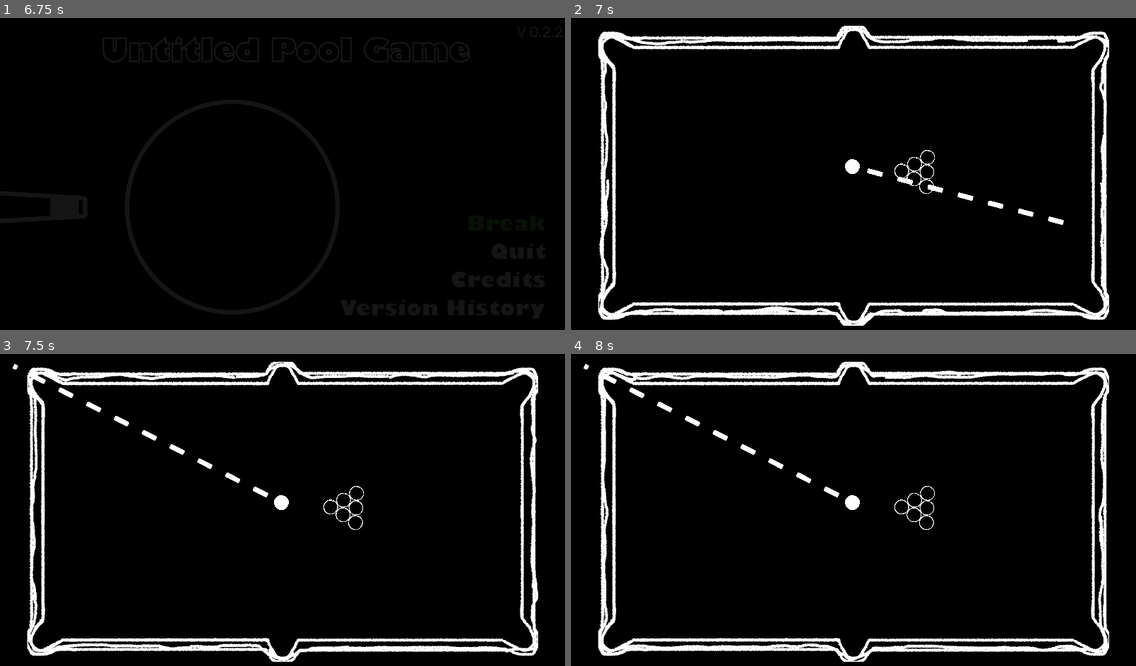
Above: before the commit, frames 1-4 (two rows, left to right).
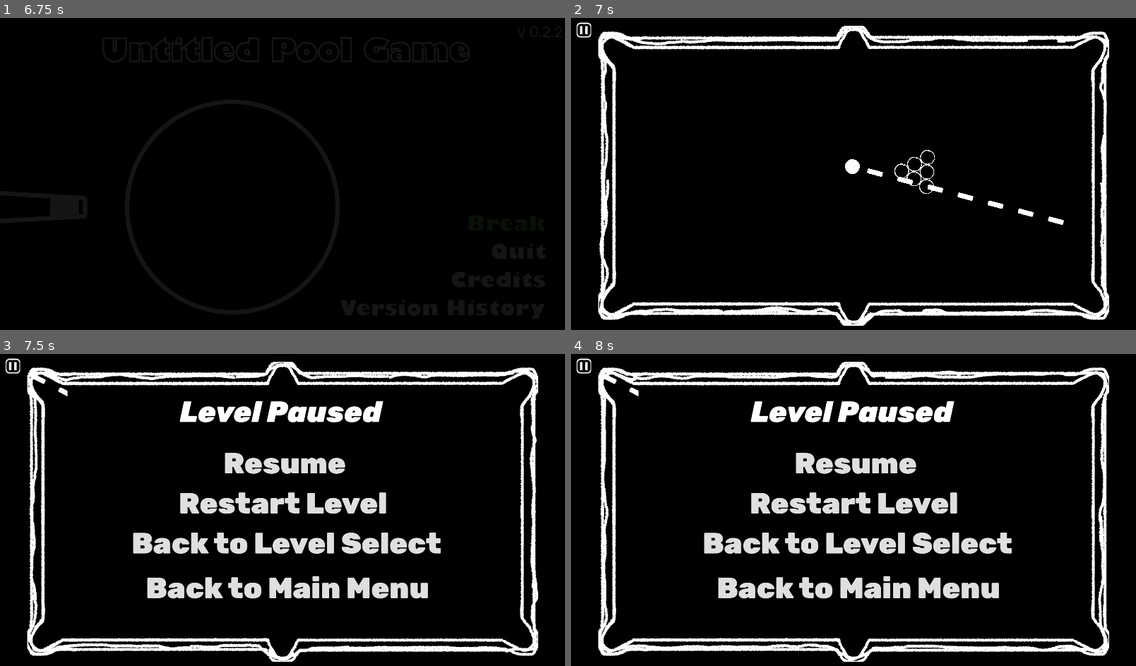
Above: after the commit, the same moments.

Repository: Muirotidua/IMGD1001-Project
Game: Godot game, scene res://scenes/splash_screen.tscn
The game is run twice, just before and just after one commit, with the same random seed, the same clock (stepped at 60 frames per second) and the same inputs.
Inputs (mouse positions are in pixels of both pictures, inside the frame that each line leads up to):
- Up to frame 1 (6.75 s): move the mouse to (406, 158) at 0.52 s; hold Space (ball_hit) 0.53-1.28 s; move the mouse to (169, 192) at 1.27 s; tap one key every 0.75 s from 1.35 s: I (print_info) Backspace (rewind_shot) Space (ball_hit) I (print_info) Backspace (rewind_shot); move the mouse to (339, 105) at 2.02 s; move the mouse to (254, 239) at 2.77 s; move the mouse to (452, 223) at 3.52 s; move the mouse to (113, 127) at 4.27 s; move the mouse to (310, 174) at 5.02 s; hold Space (ball_hit) 5.03-5.75 s; click (508, 227) at 5.75 s; click (508, 227) at 6.5 s
- Up to frame 2 (7 s): no input
- Up to frame 3 (7.5 s): click (11, 366) at 7.27 s
- Up to frame 4 (8 s): no input

Frame 1 is identical in both runs. In frame 2, less than 0.1% of the frame differs, in the area x 1-4%, y 1-7%; in frame 3, 8.6%, in the area x 1-78%, y 1-79%; in frame 4, 8.6%.

Commit message:
Added a bunch of new game UI
-Added a new level select
-Added a new pause menu

Bugs
Doesn't appear when selecting level one
Restarting level makes pool balls stick together in one spot (I believe)

Diff:
--- a/global/level_manager.gd
+++ b/global/level_manager.gd
@@ -25,6 +25,7 @@
 func switch_level(level_id: int):
 	if level_id == 1:
 		get_tree().change_scene_to_file("res://scenes/level_one.tscn")
+		print("Level 1")
 	elif level_id == 2 && level2_unlocked:
 		get_tree().change_scene_to_file("res://scenes/level_template.tscn")
 	elif level_id == 3 && level3_unlocked:
--- /dev/null
+++ b/level_paused.gd
@@ -0,0 +1,19 @@
+extends Node2D
+
+@onready var current_level = get_tree().current_scene
+
+func _on_resume_pressed() -> void:
+	visible = false
+	get_tree().paused = false
+
+
+func _on_restart_pressed() -> void:
+	get_tree().reload_current_scene()
+
+
+func _on_level_select_pressed() -> void:
+	get_tree().change_scene_to_file("res://scenes/level_select.tscn")
+
+
+func _on_main_menu_pressed() -> void:
+	get_tree().change_scene_to_file("res://scenes/main_menu.tscn")
--- a/scenes/credits.tscn
+++ b/scenes/credits.tscn
@@ -53,6 +53,7 @@
 [sub_resource type="StyleBoxEmpty" id="StyleBoxEmpty_mah5v"]
 
 [node name="Credits" type="Node2D"]
+process_mode = 3
 script = ExtResource("1_2ckv8")
 
 [node name="ColorRect" type="ColorRect" parent="."]
--- /dev/null
+++ b/scenes/level_button.tscn
@@ -0,0 +1,14 @@
+[gd_scene load_steps=3 format=3 uid="uid://cno5emqgrbict"]
+
+[ext_resource type="Texture2D" uid="uid://bvt3ulbuw4omq" path="res://visuals/UI/LevelButton.png" id="1_i0sit"]
+[ext_resource type="Script" uid="uid://n3hq0jn51g7t" path="res://scripts/level_button.gd" id="2_o8246"]
+
+[node name="LevelButton" type="Button"]
+offset_right = 208.0
+offset_bottom = 208.0
+grow_horizontal = 2
+grow_vertical = 2
+icon = ExtResource("1_i0sit")
+script = ExtResource("2_o8246")
+
+[connection signal="pressed" from="." to="." method="_on_pressed"]
--- /dev/null
+++ b/scenes/level_end.tscn
@@ -0,0 +1,40 @@
+[gd_scene format=3 uid="uid://73abnxj2ymt5"]
+
+[node name="Level_End" type="Node2D"]
+
+[node name="LevelEndBG" type="ColorRect" parent="."]
+anchors_preset = 8
+anchor_left = 0.5
+anchor_top = 0.5
+anchor_right = 0.5
+anchor_bottom = 0.5
+offset_left = 222.0
+offset_top = 139.0
+offset_right = 2159.0
+offset_bottom = 1235.0
+grow_horizontal = 2
+grow_vertical = 2
+scale = Vector2(0.75, 0.75)
+color = Color(0, 0, 0, 1)
+
+[node name="StatusLabel" type="Label" parent="."]
+offset_right = 40.0
+offset_bottom = 23.0
+
+[node name="BackToMainButton" type="Button" parent="."]
+offset_left = 222.0
+offset_top = 139.0
+offset_right = 230.0
+offset_bottom = 147.0
+
+[node name="RestartButton" type="Button" parent="."]
+offset_left = 222.0
+offset_top = 139.0
+offset_right = 230.0
+offset_bottom = 147.0
+
+[node name="NextLevelButton" type="Button" parent="."]
+offset_left = 222.0
+offset_top = 139.0
+offset_right = 230.0
+offset_bottom = 147.0
--- /dev/null
+++ b/scenes/level_finished.tscn
@@ -0,0 +1,40 @@
+[gd_scene format=3 uid="uid://ddtmh7u62356n"]
+
+[node name="LevelFinished" type="Node2D"]
+
+[node name="LevelFinishedBG" type="ColorRect" parent="."]
+anchors_preset = 8
+anchor_left = 0.5
+anchor_top = 0.5
+anchor_right = 0.5
+anchor_bottom = 0.5
+offset_left = 222.0
+offset_top = 139.0
+offset_right = 2159.0
+offset_bottom = 1235.0
+grow_horizontal = 2
+grow_vertical = 2
+scale = Vector2(0.75, 0.75)
+color = Color(0, 0, 0, 1)
+
+[node name="VictoryLabel" type="Label" parent="."]
+offset_right = 40.0
+offset_bottom = 23.0
+
+[node name="BackToMainButton" type="Button" parent="."]
+offset_left = 222.0
+offset_top = 139.0
+offset_right = 230.0
+offset_bottom = 147.0
+
+[node name="RestartButton" type="Button" parent="."]
+offset_left = 222.0
+offset_top = 139.0
+offset_right = 230.0
+offset_bottom = 147.0
+
+[node name="NextLevelButton" type="Button" parent="."]
+offset_left = 222.0
+offset_top = 139.0
+offset_right = 230.0
+offset_bottom = 147.0
--- a/scenes/level_one.tscn
+++ b/scenes/level_one.tscn
@@ -1,8 +1,11 @@
-[gd_scene load_steps=4 format=3 uid="uid://cx0vsar1injtx"]
+[gd_scene load_steps=7 format=3 uid="uid://cx0vsar1injtx"]
 
 [ext_resource type="Script" uid="uid://bt2lrd5pgiycu" path="res://scripts/level_one.gd" id="1_cd1xg"]
 [ext_resource type="PackedScene" uid="uid://ddqqcgxtevmw2" path="res://scenes/boundary_table.tscn" id="2_r4wdr"]
 [ext_resource type="PackedScene" uid="uid://c3ypj135jxvjd" path="res://scenes/cue_ball.tscn" id="3_bhu28"]
+[ext_resource type="PackedScene" uid="uid://ci5cown6qsyjp" path="res://scenes/eight_ball.tscn" id="4_5rfim"]
+[ext_resource type="PackedScene" uid="uid://crehjvhkkw34v" path="res://scenes/level_paused.tscn" id="5_r4wdr"]
+[ext_resource type="FontFile" uid="uid://c7xlihre0ua45" path="res://Fonts/rubik/Rubik-BlackItalic.ttf" id="6_bhu28"]
 
 [node name="Level_One" type="Node2D"]
 script = ExtResource("1_cd1xg")
@@ -20,4 +23,32 @@
 horizontal_alignment = 1
 
 [node name="CueBall" parent="." instance=ExtResource("3_bhu28")]
-position = Vector2(1015, 555)
+position = Vector2(466, 516)
+
+[node name="Ball" parent="." instance=ExtResource("4_5rfim")]
+position = Vector2(1696, 172)
+
+[node name="Ball2" parent="." instance=ExtResource("4_5rfim")]
+position = Vector2(956, 159)
+
+[node name="Ball3" parent="." instance=ExtResource("4_5rfim")]
+position = Vector2(218, 159)
+
+[node name="Ball4" parent="." instance=ExtResource("4_5rfim")]
+position = Vector2(215, 906)
+
+[node name="Ball5" parent="." instance=ExtResource("4_5rfim")]
+position = Vector2(959, 928)
+
+[node name="Ball6" parent="." instance=ExtResource("4_5rfim")]
+position = Vector2(1712, 916)
+
+[node name="LevelPaused" parent="." instance=ExtResource("5_r4wdr")]
+visible = false
+
+[node name="PausedButton" type="Button" parent="."]
+offset_top = -28.0
+offset_right = 151.0
+offset_bottom = 104.0
+theme_override_fonts/font = ExtResource("6_bhu28")
+text = "Pause"
--- /dev/null
+++ b/scenes/level_paused.tscn
@@ -0,0 +1,127 @@
+[gd_scene load_steps=20 format=3 uid="uid://crehjvhkkw34v"]
+
+[ext_resource type="FontFile" uid="uid://cygmi5hueknl4" path="res://Fonts/rubik/Rubik-Black.ttf" id="1_kuyhe"]
+[ext_resource type="Script" uid="uid://cl2nb87t0poyp" path="res://level_paused.gd" id="1_yh2wt"]
+[ext_resource type="FontFile" uid="uid://c7xlihre0ua45" path="res://Fonts/rubik/Rubik-BlackItalic.ttf" id="2_yh2wt"]
+
+[sub_resource type="StyleBoxEmpty" id="StyleBoxEmpty_yh2wt"]
+
+[sub_resource type="StyleBoxEmpty" id="StyleBoxEmpty_nx4k5"]
+
+[sub_resource type="StyleBoxEmpty" id="StyleBoxEmpty_3mhhc"]
+
+[sub_resource type="StyleBoxEmpty" id="StyleBoxEmpty_0fylh"]
+
+[sub_resource type="StyleBoxEmpty" id="StyleBoxEmpty_idwm7"]
+
+[sub_resource type="StyleBoxEmpty" id="StyleBoxEmpty_axbgv"]
+
+[sub_resource type="StyleBoxEmpty" id="StyleBoxEmpty_8del4"]
+
+[sub_resource type="StyleBoxEmpty" id="StyleBoxEmpty_dqo46"]
+
+[sub_resource type="StyleBoxEmpty" id="StyleBoxEmpty_e2ur8"]
+
+[sub_resource type="StyleBoxEmpty" id="StyleBoxEmpty_nasek"]
+
+[sub_resource type="StyleBoxEmpty" id="StyleBoxEmpty_q1jvp"]
+
+[sub_resource type="StyleBoxEmpty" id="StyleBoxEmpty_j08qy"]
+
+[sub_resource type="StyleBoxEmpty" id="StyleBoxEmpty_76tx7"]
+
+[sub_resource type="StyleBoxEmpty" id="StyleBoxEmpty_2pb5m"]
+
+[sub_resource type="StyleBoxEmpty" id="StyleBoxEmpty_1nrd3"]
+
+[sub_resource type="StyleBoxEmpty" id="StyleBoxEmpty_kgk5k"]
+
+[node name="LevelPaused" type="Node2D"]
+process_mode = 3
+top_level = true
+script = ExtResource("1_yh2wt")
+
+[node name="LevelPausedBG" type="ColorRect" parent="."]
+anchors_preset = 8
+anchor_left = 0.5
+anchor_top = 0.5
+anchor_right = 0.5
+anchor_bottom = 0.5
+offset_left = 229.0
+offset_top = 113.0
+offset_right = 2166.0
+offset_bottom = 1209.0
+grow_horizontal = 2
+grow_vertical = 2
+scale = Vector2(0.75, 0.75)
+color = Color(0, 0, 0, 1)
+
+[node name="Resume" type="Button" parent="."]
+offset_left = 755.0
+offset_top = 313.0
+offset_right = 1179.0
+offset_bottom = 440.0
+theme_override_fonts/font = ExtResource("1_kuyhe")
+theme_override_font_sizes/font_size = 100
+theme_override_styles/normal = SubResource("StyleBoxEmpty_yh2wt")
+theme_override_styles/pressed = SubResource("StyleBoxEmpty_nx4k5")
+theme_override_styles/hover = SubResource("StyleBoxEmpty_3mhhc")
+theme_override_styles/focus = SubResource("StyleBoxEmpty_0fylh")
+text = "Resume"
+flat = true
+
+[node name="Restart" type="Button" parent="."]
+offset_left = 603.0
+offset_top = 449.0
+offset_right = 1321.0
+offset_bottom = 576.0
+theme_override_fonts/font = ExtResource("1_kuyhe")
+theme_override_font_sizes/font_size = 100
+theme_override_styles/normal = SubResource("StyleBoxEmpty_idwm7")
+theme_override_styles/pressed = SubResource("StyleBoxEmpty_axbgv")
+theme_override_styles/hover = SubResource("StyleBoxEmpty_8del4")
+theme_override_styles/focus = SubResource("StyleBoxEmpty_dqo46")
+text = "Restart Level"
+flat = true
+
+[node name="LevelSelect" type="Button" parent="."]
+offset_left = 443.0
+offset_top = 585.0
+offset_right = 1505.0
+offset_bottom = 712.0
+theme_override_fonts/font = ExtResource("1_kuyhe")
+theme_override_font_sizes/font_size = 100
+theme_override_styles/normal = SubResource("StyleBoxEmpty_e2ur8")
+theme_override_styles/pressed = SubResource("StyleBoxEmpty_nasek")
+theme_override_styles/hover = SubResource("StyleBoxEmpty_q1jvp")
+theme_override_styles/focus = SubResource("StyleBoxEmpty_j08qy")
+text = "Back to Level Select"
+flat = true
+
+[node name="MainMenu" type="Button" parent="."]
+offset_left = 491.0
+offset_top = 737.0
+offset_right = 1462.0
+offset_bottom = 864.0
+theme_override_fonts/font = ExtResource("1_kuyhe")
+theme_override_font_sizes/font_size = 100
+theme_override_styles/normal = SubResource("StyleBoxEmpty_76tx7")
+theme_override_styles/pressed = SubResource("StyleBoxEmpty_2pb5m")
+theme_override_styles/hover = SubResource("StyleBoxEmpty_1nrd3")
+theme_override_styles/focus = SubResource("StyleBoxEmpty_kgk5k")
+text = "Back to Main Menu"
+flat = true
+
+[node name="LevelPausedLabel" type="Label" parent="."]
+offset_left = 611.0
+offset_top = 142.0
+offset_right = 1298.0
+offset_bottom = 261.0
+theme_override_fonts/font = ExtResource("2_yh2wt")
+theme_override_font_sizes/font_size = 100
+text = "Level Paused"
+
+[connection signal="pressed" from="Resume" to="." method="_on_resume_pressed"]
+[connection signal="pressed" from="Restart" to="." method="_on_restart_pressed"]
+[connection signal="pressed" from="LevelSelect" to="." method="_on_level_select_pressed"]
+[connection signal="pressed" from="MainMenu" to="." method="_on_main_menu_pressed"]
--- /dev/null
+++ b/scenes/level_select.tscn
@@ -0,0 +1,164 @@
+[gd_scene load_steps=4 format=3 uid="uid://dpnmje7bnijci"]
+
+[ext_resource type="Script" uid="uid://gxwvtxc6ed7c" path="res://scripts/level_select.gd" id="1_2epne"]
+[ext_resource type="FontFile" uid="uid://cygmi5hueknl4" path="res://Fonts/rubik/Rubik-Black.ttf" id="1_3shnc"]
+[ext_resource type="PackedScene" uid="uid://cno5emqgrbict" path="res://scenes/level_button.tscn" id="2_p0wlc"]
+
+[node name="Level Select" type="Node2D"]
+process_mode = 3
+script = ExtResource("1_2epne")
+
+[node name="LevelSelectBackground" type="ColorRect" parent="."]
+offset_right = 1920.0
+offset_bottom = 1088.0
+color = Color(0, 0, 0, 1)
+
+[node name="LevelSelectLabel" type="Label" parent="."]
+offset_top = 16.0
+offset_right = 1920.0
+offset_bottom = 176.0
+theme_override_fonts/font = ExtResource("1_3shnc")
+theme_override_font_sizes/font_size = 100
+text = "Level Select"
+horizontal_alignment = 1
+vertical_alignment = 1
+
+[node name="BackButton" type="Button" parent="."]
+offset_left = 58.0
+offset_top = 889.0
+offset_right = 383.0
+offset_bottom = 1016.0
+theme_override_fonts/font = ExtResource("1_3shnc")
+theme_override_font_sizes/font_size = 100
+text = "Back"
+flat = true
+
+[node name="LevelButton1" parent="." instance=ExtResource("2_p0wlc")]
+offset_left = 168.0
+offset_top = 240.0
+offset_right = 376.0
+offset_bottom = 448.0
+grow_horizontal = 1
+grow_vertical = 1
+theme_override_fonts/font = ExtResource("1_3shnc")
+theme_override_font_sizes/font_size = 100
+text = "1"
+flat = true
+icon_alignment = 1
+
+[node name="LevelButton2" parent="." instance=ExtResource("2_p0wlc")]
+offset_left = 520.0
+offset_top = 240.0
+offset_right = 728.0
+offset_bottom = 448.0
+grow_horizontal = 1
+grow_vertical = 1
+theme_override_fonts/font = ExtResource("1_3shnc")
+theme_override_font_sizes/font_size = 100
+text = "2"
+flat = true
+icon_alignment = 1
+
+[node name="LevelButton3" parent="." instance=ExtResource("2_p0wlc")]
+offset_left = 872.0
+offset_top = 248.0
+offset_right = 1080.0
+offset_bottom = 456.0
+grow_horizontal = 1
+grow_vertical = 1
+theme_override_fonts/font = ExtResource("1_3shnc")
+theme_override_font_sizes/font_size = 100
+text = "3"
+flat = true
+icon_alignment = 1
+
+[node name="LevelButton4" parent="." instance=ExtResource("2_p0wlc")]
+offset_left = 1216.0
+offset_top = 240.0
+offset_right = 1424.0
+offset_bottom = 448.0
+grow_horizontal = 1
+grow_vertical = 1
+theme_override_fonts/font = ExtResource("1_3shnc")
+theme_override_font_sizes/font_size = 100
+text = "4"
+flat = true
+icon_alignment = 1
+
+[node name="LevelButton5" parent="." instance=ExtResource("2_p0wlc")]
+offset_left = 1536.0
+offset_top = 240.0
+offset_right = 1744.0
+offset_bottom = 448.0
+grow_horizontal = 1
+grow_vertical = 1
+theme_override_fonts/font = ExtResource("1_3shnc")
+theme_override_font_sizes/font_size = 100
+text = "5"
+flat = true
+icon_alignment = 1
+
+[node name="LevelButton6" parent="." instance=ExtResource("2_p0wlc")]
+offset_left = 168.0
+offset_top = 584.0
+offset_right = 376.0
+offset_bottom = 792.0
+grow_horizontal = 1
+grow_vertical = 1
+theme_override_fonts/font = ExtResource("1_3shnc")
+theme_override_font_sizes/font_size = 100
+text = "6"
+flat = true
+icon_alignment = 1
+
+[node name="LevelButton7" parent="." instance=ExtResource("2_p0wlc")]
+offset_left = 520.0
+offset_top = 584.0
+offset_right = 728.0
+offset_bottom = 792.0
+grow_horizontal = 1
+grow_vertical = 1
+theme_override_fonts/font = ExtResource("1_3shnc")
+theme_override_font_sizes/font_size = 100
+text = "7"
+flat = true
+icon_alignment = 1
+
+[node name="LevelButton8" parent="." instance=ExtResource("2_p0wlc")]
+offset_left = 872.0
+offset_top = 592.0
+offset_right = 1080.0
+offset_bottom = 800.0
+grow_horizontal = 1
+grow_vertical = 1
+theme_override_fonts/font = ExtResource("1_3shnc")
+theme_override_font_sizes/font_size = 100
+text = "8"
+flat = true
+icon_alignment = 1
+
+[node name="LevelButton9" parent="." instance=ExtResource("2_p0wlc")]
+offset_left = 1216.0
+offset_top = 584.0
+offset_right = 1424.0
+offset_bottom = 792.0
+grow_horizontal = 1
+grow_vertical = 1
+theme_override_fonts/font = ExtResource("1_3shnc")
+theme_override_font_sizes/font_size = 100
+text = "9"
+flat = true
+icon_alignment = 1
+
+[node name="LevelButton10" parent="." instance=ExtResource("2_p0wlc")]
+offset_left = 1536.0
+offset_top = 584.0
+offset_right = 1744.0
+offset_bottom = 792.0
+grow_horizontal = 1
+grow_vertical = 1
+theme_override_fonts/font = ExtResource("1_3shnc")
+theme_override_font_sizes/font_size = 100
+text = "10"
+flat = true
+icon_alignment = 1
--- a/scenes/level_template.tscn
+++ b/scenes/level_template.tscn
@@ -1,13 +1,28 @@
-[gd_scene load_steps=5 format=3 uid="uid://dih2bhghs70xg"]
+[gd_scene load_steps=12 format=3 uid="uid://dih2bhghs70xg"]
 
 [ext_resource type="PackedScene" uid="uid://ddqqcgxtevmw2" path="res://scenes/boundary_table.tscn" id="1_6lum8"]
 [ext_resource type="Script" uid="uid://1orqlroorufl" path="res://scripts/level_template.gd" id="1_iw5l3"]
 [ext_resource type="PackedScene" uid="uid://c3ypj135jxvjd" path="res://scenes/cue_ball.tscn" id="1_mm7tu"]
+[ext_resource type="PackedScene" uid="uid://crehjvhkkw34v" path="res://scenes/level_paused.tscn" id="2_770am"]
 [ext_resource type="PackedScene" uid="uid://ci5cown6qsyjp" path="res://scenes/eight_ball.tscn" id="4_iw5l3"]
+[ext_resource type="PackedScene" uid="uid://cntusl124bfgw" path="res://scenes/pause_button.tscn" id="6_770am"]
+[ext_resource type="Texture2D" uid="uid://bj82t5dd6pp7y" path="res://visuals/UI/pausebutton.png" id="7_0ra3k"]
+
+[sub_resource type="StyleBoxEmpty" id="StyleBoxEmpty_0ra3k"]
+
+[sub_resource type="StyleBoxEmpty" id="StyleBoxEmpty_cdatj"]
+
+[sub_resource type="StyleBoxEmpty" id="StyleBoxEmpty_un07w"]
+
+[sub_resource type="StyleBoxEmpty" id="StyleBoxEmpty_t0jqh"]
 
 [node name="Level_Template" type="Node2D"]
+process_mode = 3
 script = ExtResource("1_iw5l3")
 cue_path = NodePath("CueBall")
+
+[node name="LevelPaused" parent="." instance=ExtResource("2_770am")]
+visible = false
 
 [node name="Boundary_Table" parent="." instance=ExtResource("1_6lum8")]
 z_index = -1
@@ -41,3 +56,20 @@
 
 [node name="Ball6" parent="." instance=ExtResource("4_iw5l3")]
 position = Vector2(1187, 508)
+
+[node name="PausedButton" parent="." instance=ExtResource("6_770am")]
+process_mode = 3
+offset_left = 19.0
+offset_top = 19.0
+offset_right = 127.0
+offset_bottom = 127.0
+scale = Vector2(0.5, 0.5)
+theme_override_styles/normal = SubResource("StyleBoxEmpty_0ra3k")
+theme_override_styles/pressed = SubResource("StyleBoxEmpty_cdatj")
+theme_override_styles/hover = SubResource("StyleBoxEmpty_un07w")
+theme_override_styles/focus = SubResource("StyleBoxEmpty_t0jqh")
+text = ""
+icon = ExtResource("7_0ra3k")
+flat = true
+
+[connection signal="pressed" from="PausedButton" to="." method="_on_paused_button_pressed"]
--- /dev/null
+++ b/scenes/level_two.tscn
@@ -0,0 +1,7 @@
+[gd_scene load_steps=2 format=3 uid="uid://djdeofpa286qq"]
+
+[ext_resource type="PackedScene" uid="uid://dih2bhghs70xg" path="res://scenes/level_template.tscn" id="1_dmexl"]
+
+[node name="Level_Two" type="Node2D"]
+
+[node name="Level_Template" parent="." instance=ExtResource("1_dmexl")]
--- a/scenes/main_menu.tscn
+++ b/scenes/main_menu.tscn
@@ -20,6 +20,7 @@
 font_size = 50
 
 [node name="Main Menu" type="Node2D"]
+process_mode = 3
 script = ExtResource("1_l6cm7")
 
 [node name="TempMainMenu" type="Sprite2D" parent="."]
--- /dev/null
+++ b/scenes/pause_button.gd
@@ -0,0 +1,5 @@
+extends Button
+
+#func _on_pressed() -> void:
+	#get_tree().paused = true
+	#$LevelPaused.visible = true
--- /dev/null
+++ b/scenes/pause_button.tscn
@@ -0,0 +1,11 @@
+[gd_scene load_steps=2 format=3 uid="uid://cntusl124bfgw"]
+
+[ext_resource type="FontFile" uid="uid://c7xlihre0ua45" path="res://Fonts/rubik/Rubik-BlackItalic.ttf" id="1_5rmv1"]
+
+[node name="PausedButton" type="Button"]
+offset_right = 151.0
+offset_bottom = 132.0
+theme_override_fonts/font = ExtResource("1_5rmv1")
+text = "Pause"
+
+[connection signal="pressed" from="." to="." method="_on_pressed"]
--- a/scenes/version_history.tscn
+++ b/scenes/version_history.tscn
@@ -15,6 +15,7 @@
 [sub_resource type="StyleBoxEmpty" id="StyleBoxEmpty_g6662"]
 
 [node name="VersionHistory" type="Node2D"]
+process_mode = 3
 script = ExtResource("1_4leat")
 
 [node name="ColorRect" type="ColorRect" parent="."]
--- /dev/null
+++ b/scripts/level_button.gd
@@ -0,0 +1,5 @@
+extends Button
+
+
+func _on_pressed() -> void:
+	LevelManager.switch_level(int(get_text()))
--- /dev/null
+++ b/scripts/level_select.gd
@@ -0,0 +1 @@
+extends Node2D
--- a/scripts/level_template.gd
+++ b/scripts/level_template.gd
@@ -115,3 +115,11 @@
 		if ball.tabled_last_shot:
 			print("\tBall was tabled last shot")
 	print("-----------------------")
+
+
+
+
+
+func _on_paused_button_pressed() -> void:
+	get_tree().paused = true
+	$LevelPaused.visible = true
Not shown, added: level_paused.gd.uid
Not shown: 1 places in scenes/main_menu.tscn that only renumber resources
Not shown, added: scenes/pause_button.gd.uid
Not shown, added: scripts/level_button.gd.uid
Not shown, added: scripts/level_select.gd.uid
Binary file added: visuals/UI/LevelButton.png
Not shown, added: visuals/UI/LevelButton.png.import
Binary file added: visuals/UI/pausebutton.png
Not shown, added: visuals/UI/pausebutton.png.import
